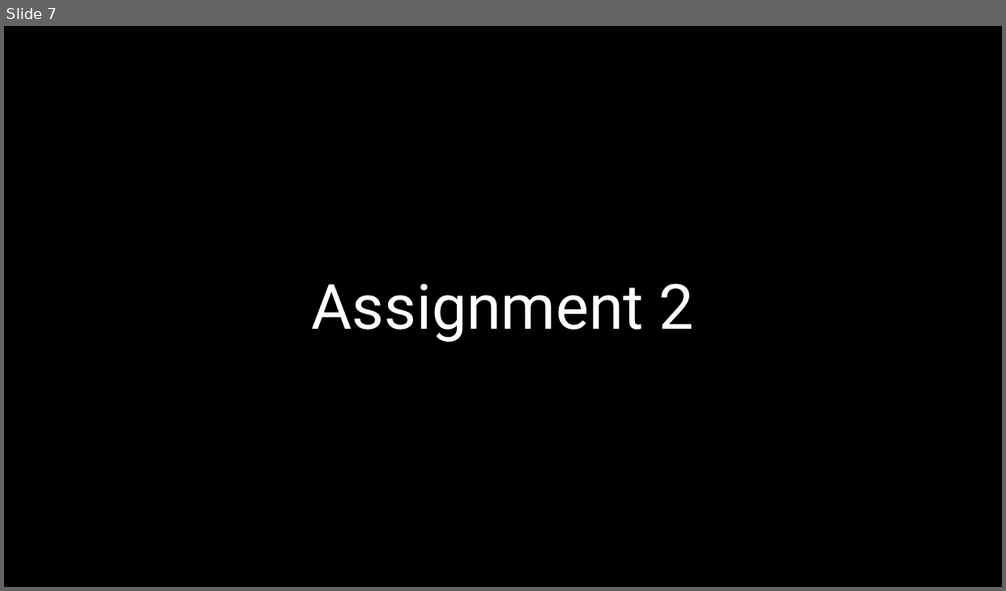
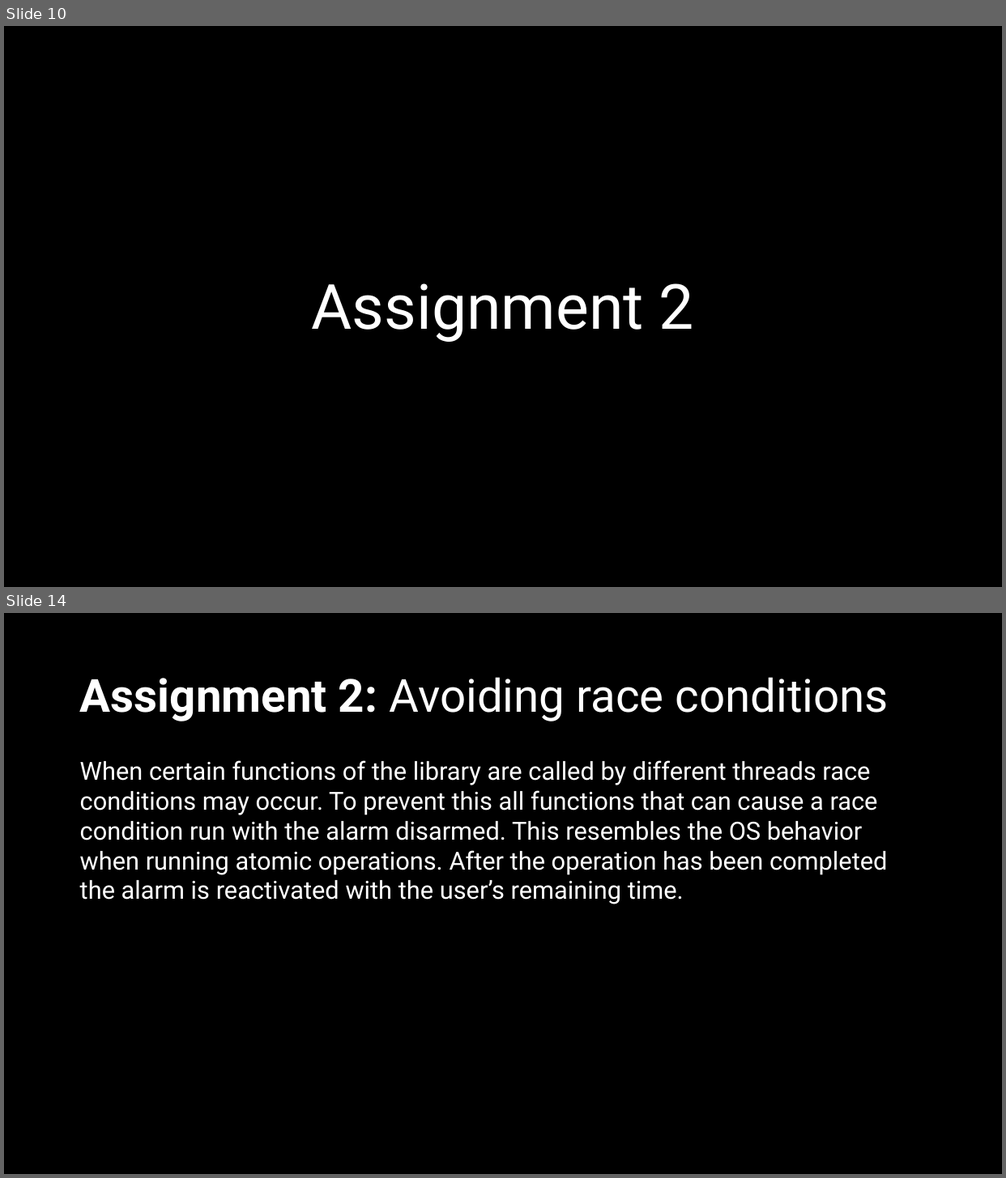
Before and after one commit to ACrispyCookie/ECE321-Concurrent-Programming, a slide deck: Project4/G9-4.pptx. Shown one above the other, each under a label of ours: slide 7 before the commit, slides 10 and 14 after it; the slides between them are not shown. The pictures are 1006x591 and 1006x1178 pixels, drawn with LibreOffice and Linux fonts; fonts in the diff are those of the drawing. Boxes give left, top, right and bottom in pixels: in the first picture for what was removed or moved away, otherwise in the second. Text is boxed around its words. In the diff, an @@ line names an element or a change of style, - is before the commit and + after.

```diff
--- a/Project4/G9-4.pptx
+++ b/Project4/G9-4.pptx
@@ slide 14 added at (4,613,1002,1174), background #000000 @@
@@ title added at (80,677,889,722), 44 pt, text #FFFFFF @@
+Assignment 2: Avoiding race conditions
@@ text added at (80,760,887,905), 24 pt, text #FFFFFF @@
+When certain functions of the library are called by different threads race conditions may occur. To prevent this all functions that can cause a race condition run with the alarm disarmed. This resembles the OS behavior when running atomic operations. After the operation has been completed the alarm is reactivated with the user’s remaining time.
@@ what was slide 7 is now slide 10 @@
```
Also in this commit, not shown: 6 slides changed, 26 other slides added, 6 other files.
